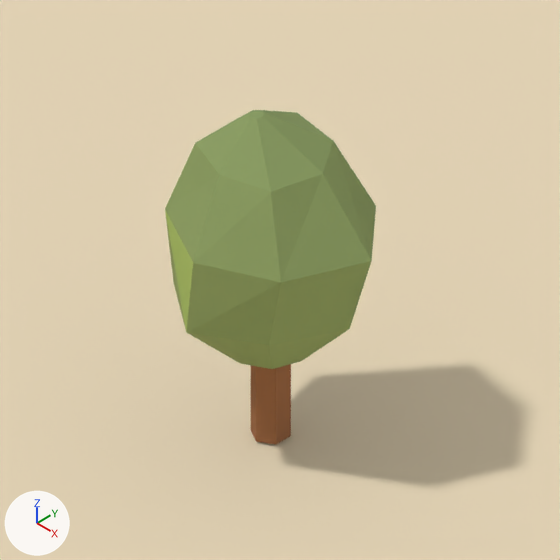
One commit to the Blender file art/blender/tree_oak.blend: the scene before it, then after it.
Both versions are drawn from the file's camera 'Collection orthographic camera'. Every picture has the same lights, and +X, +Y and +Z are marked at lower left. The picture after the commit comes second.

Objects in the first picture: 'One broad faceted oak crown', 'Short angular oak trunk', 'Thumbnail shadow catcher (not exported)'.
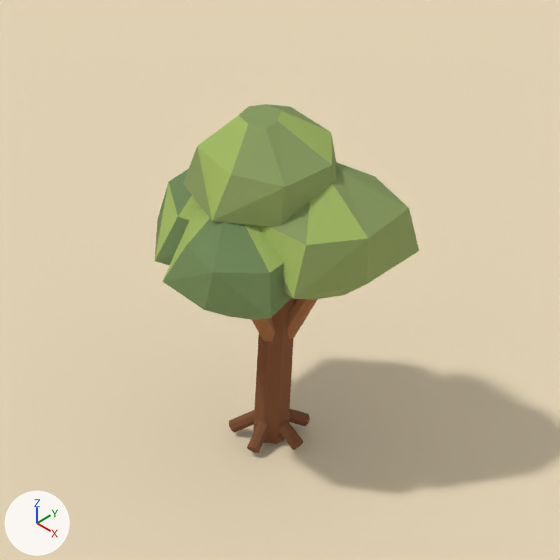
The newer file is also rescaled (x1.167) as a whole; pictures and numbers use the older file's frame.

Diff of the bpy script that builds the scene:
```diff
--- a/art/blender/tree_oak.blend.py
+++ b/art/blender/tree_oak.blend.py
@@ ob_short_angular_oak_trunk @@
-ob_short_angular_oak_trunk = bpy.data.objects.new('Short angular oak trunk', me_cylinder)
@@ ob_one_broad_faceted_oak_crown @@
-ob_one_broad_faceted_oak_crown = bpy.data.objects.new('One broad faceted oak crown', me_one_broad_faceted_oak_crown)
@@ ob_exposed_buttress_root_004 @@
+ob_exposed_buttress_root_004 = bpy.data.objects.new('Exposed buttress root.004', me_cylinder_008)  # an 8-sided cylinder along z spanning x -0.045..0.045, y -0.045..0.045, z -0.147..0.147; in mat_wood (brown #7e5238)
+ob_exposed_buttress_root_004.location = (0.033, -0.102, 0.088)
+ob_exposed_buttress_root_004.rotation_euler = (2.126, 0.0, 0.314)  # degrees (122, 0, 18)
+ob_exposed_buttress_root_004.scale = (0.857, 0.857, 0.857)
@@ ob_exposed_buttress_root_003 @@
+ob_exposed_buttress_root_003 = bpy.data.objects.new('Exposed buttress root.003', me_cylinder_008.copy())
+ob_exposed_buttress_root_003.location = (-0.087, -0.063, 0.088)
+ob_exposed_buttress_root_003.rotation_euler = (2.126, 0.0, -0.942)  # degrees (122, 0, -54)
+ob_exposed_buttress_root_003.scale = (0.857, 0.857, 0.857)
@@ ob_exposed_buttress_root_001 @@
+ob_exposed_buttress_root_001 = bpy.data.objects.new('Exposed buttress root.001', me_cylinder_008.copy())
+ob_exposed_buttress_root_001.location = (0.033, 0.102, 0.088)
+ob_exposed_buttress_root_001.rotation_euler = (-1.016, 3.142, -0.314)  # degrees (-58, 180, -18)
+ob_exposed_buttress_root_001.scale = (0.857, 0.857, 0.857)
@@ ob_exposed_buttress_root @@
+ob_exposed_buttress_root = bpy.data.objects.new('Exposed buttress root', me_cylinder_008.copy())
+ob_exposed_buttress_root.location = (0.107, 0.0, 0.088)
+ob_exposed_buttress_root.rotation_euler = (2.126, 0.0, 1.571)  # degrees (122, 0, 90)
+ob_exposed_buttress_root.scale = (0.857, 0.857, 0.857)
@@ ob_broad_lobed_oak_canopy_003 @@
+ob_broad_lobed_oak_canopy_003 = bpy.data.objects.new('Broad lobed oak canopy.003', me_broad_lobed_oak_canopy_003)  # 28 vertices, 27 faces; spans x -0.548..0.475, y -0.51..0.509, z 1.682..2.426; in mat_leaf_olive (green #899c63), mat_leaf_sage (green #a0b764)
+ob_broad_lobed_oak_canopy_003.location = (0.0, 0.0, 0.0)
+ob_broad_lobed_oak_canopy_003.scale = (0.857, 0.857, 0.857)
@@ ob_broad_lobed_oak_canopy_002 @@
+ob_broad_lobed_oak_canopy_002 = bpy.data.objects.new('Broad lobed oak canopy.002', me_broad_lobed_oak_canopy_002)  # 28 vertices, 27 faces; spans x -0.465..0.528, y -0.762..0.206, z 1.212..1.912; in mat_green (green #70885a), mat_leaf_sage (green #a0b764)
+ob_broad_lobed_oak_canopy_002.location = (0.0, 0.0, 0.0)
+ob_broad_lobed_oak_canopy_002.scale = (0.857, 0.857, 0.857)
@@ ob_broad_lobed_oak_canopy_001 @@
+ob_broad_lobed_oak_canopy_001 = bpy.data.objects.new('Broad lobed oak canopy.001', me_broad_lobed_oak_canopy_001)  # 28 vertices, 27 faces; spans x -0.249..0.819, y -0.392..0.695, z 1.3..2.115; in mat_leaf_olive (green #899c63), mat_leaf_sage (green #a0b764)
+ob_broad_lobed_oak_canopy_001.location = (0.0, 0.0, 0.0)
+ob_broad_lobed_oak_canopy_001.scale = (0.857, 0.857, 0.857)
@@ ob_broad_lobed_oak_canopy @@
+ob_broad_lobed_oak_canopy = bpy.data.objects.new('Broad lobed oak canopy', me_broad_lobed_oak_canopy)  # 28 vertices, 27 faces; spans x -0.873..0.192, y -0.543..0.548, z 1.136..1.893; in mat_green (green #70885a), mat_leaf_sage (green #a0b764)
+ob_broad_lobed_oak_canopy.location = (0.0, 0.0, 0.0)
+ob_broad_lobed_oak_canopy.scale = (0.857, 0.857, 0.857)
@@ ob_visible_fork_002 @@
+ob_visible_fork_002 = bpy.data.objects.new('Visible fork.002', me_cylinder_003)  # an 8-sided cylinder along z spanning x -0.062..0.062, y -0.062..0.062, z -0.401..0.401; in mat_wood_light (brown #9b6845)
+ob_visible_fork_002.location = (0.051, -0.141, 0.896)
+ob_visible_fork_002.rotation_euler = (0.483, 0.0, 0.108)  # degrees (28, 0, 6.2)
+ob_visible_fork_002.scale = (0.857, 0.857, 0.857)
@@ ob_visible_fork_001 @@
+ob_visible_fork_001 = bpy.data.objects.new('Visible fork.001', me_cylinder_002)  # an 8-sided cylinder along z spanning x -0.062..0.062, y -0.062..0.062, z -0.488..0.488; in mat_wood_light (brown #9b6845)
+ob_visible_fork_001.location = (0.201, 0.086, 0.968)
+ob_visible_fork_001.rotation_euler = (0.447, 0.0, 1.96)  # degrees (26, 0, 112)
+ob_visible_fork_001.scale = (0.857, 0.857, 0.857)
@@ ob_leaning_oak_trunk @@
+ob_leaning_oak_trunk = bpy.data.objects.new('Leaning oak trunk', me_cylinder_1)  # an 8-sided cylinder along z spanning x -0.12..0.12, y -0.12..0.12, z -0.631..0.631; in mat_wood (brown #7e5238)
+ob_leaning_oak_trunk.location = (0.026, 0.009, 0.54)
+ob_leaning_oak_trunk.rotation_euler = (0.0502, 0.0, 1.893)  # degrees (2.9, 0, 108)
+ob_leaning_oak_trunk.scale = (0.857, 0.857, 0.857)
```

Location of each change, [x1, y1, x2, y2] in pixels of the pictures (560 x 560 px):
'One broad faceted oak crown', deleted (green)
    before: [165, 110, 376, 369]
'Broad lobed oak canopy.003', added (green)
    after: [183, 104, 337, 227]
'Broad lobed oak canopy.001', added (green)
    after: [259, 162, 419, 300]
'Broad lobed oak canopy.002', added (green)
    after: [163, 208, 292, 320]
'Leaning oak trunk', added (brown)
    after: [253, 298, 295, 444]
'Short angular oak trunk', deleted (brown)
    before: [251, 364, 291, 444]
'Broad lobed oak canopy', added (green)
    after: [155, 169, 202, 265]
'Visible fork.001', added (brown)
    after: [287, 299, 318, 339]
'Exposed buttress root.004', added
    after: [247, 421, 270, 453]
'Exposed buttress root', added
    after: [278, 420, 303, 450]
'Visible fork.002', added
    after: [252, 318, 275, 342]
'Exposed buttress root.003', added
    after: [229, 410, 254, 433]
'Exposed buttress root.001', added
    after: [289, 409, 310, 426]
